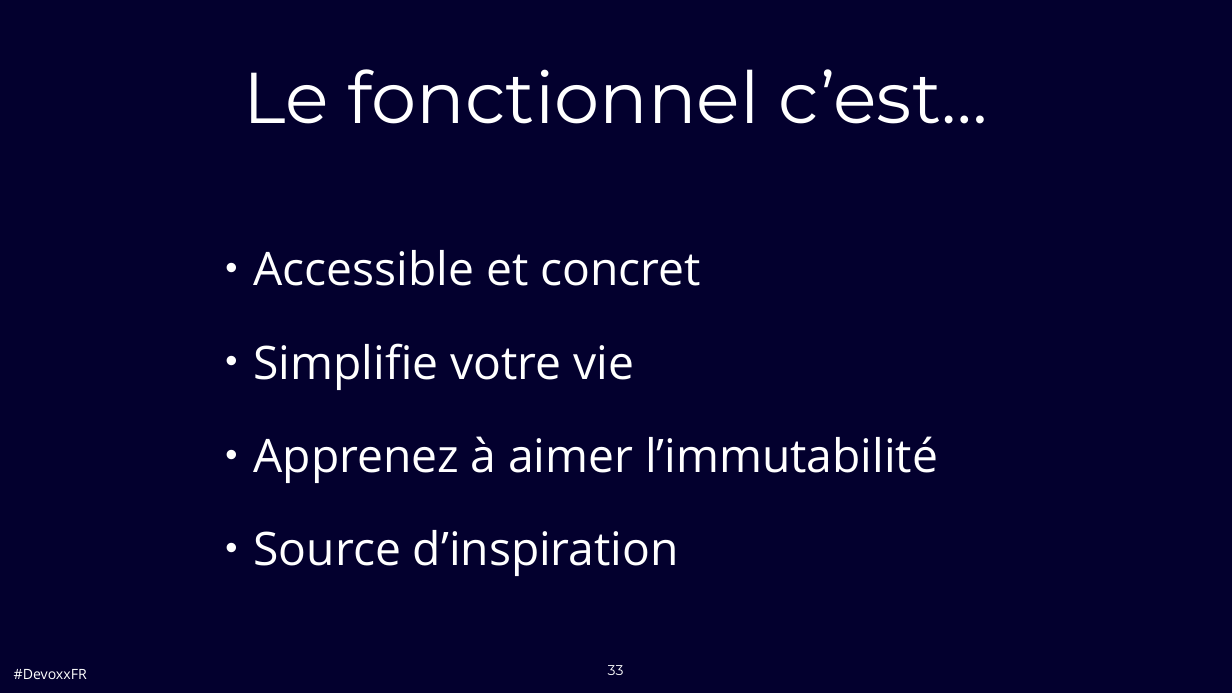
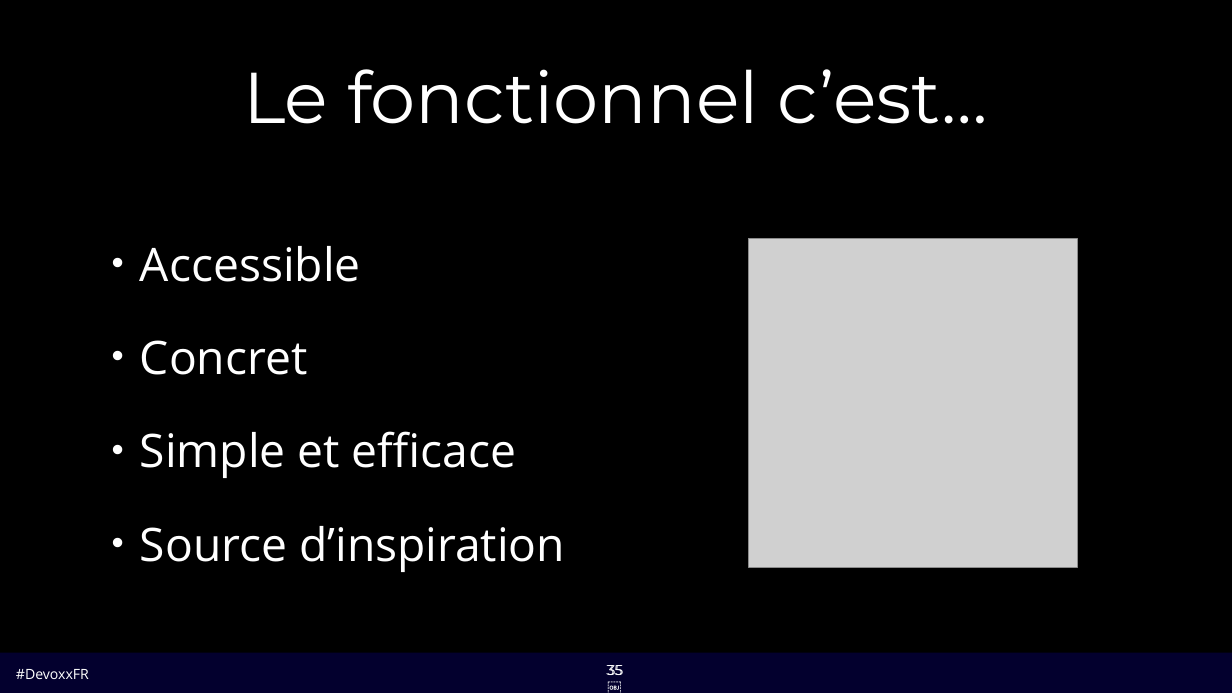
Before and after one commit to QuentinDuval/TicTacToeDevoxx, a slide deck: slide 35 of TicTacToe.pptx (slide 33 before the commit). Drawn at 1232x693 pixels with LibreOffice and Linux fonts; fonts in the diff are those of the drawing; grey boxes stand for pictures; background and template pictures are left out. Boxes give left, top, right and bottom in pixels: in the first picture for what was removed or moved away, otherwise in the second. Text is boxed around its words. In the diff, an @@ line names an element or a change of style, - is before the commit and + after.

```diff
--- a/TicTacToe.pptx
+++ b/TicTacToe.pptx
@@ background #03002E to picture (left out) @@
@@ picture added at [748, 238, 1077, 567] @@
@@ text added at [140, 246, 565, 572], 72 pt, text #FFFFFF @@
+• Accessible
+• Concret
+• Simple et efficace
+• Source d’inspiration
@@ text removed at [254, 250, 938, 576] @@
-• Accessible et concret
-• Simplifie votre vie
-• Apprenez à aimer l’immutabilité
-• Source d’inspiration
@@ rectangle added at [0, 653, 1232, 693], fill #03002E @@
@@ page number added at [603, 658, 628, 682], 22 pt, text #FFFFFF @@
+35￼
@@ page number at [606, 665, 622, 675]: text changed @@
-33
+35
```
Also in this commit, not shown: 7 other slides changed, 1 slide added, 1 other file.
